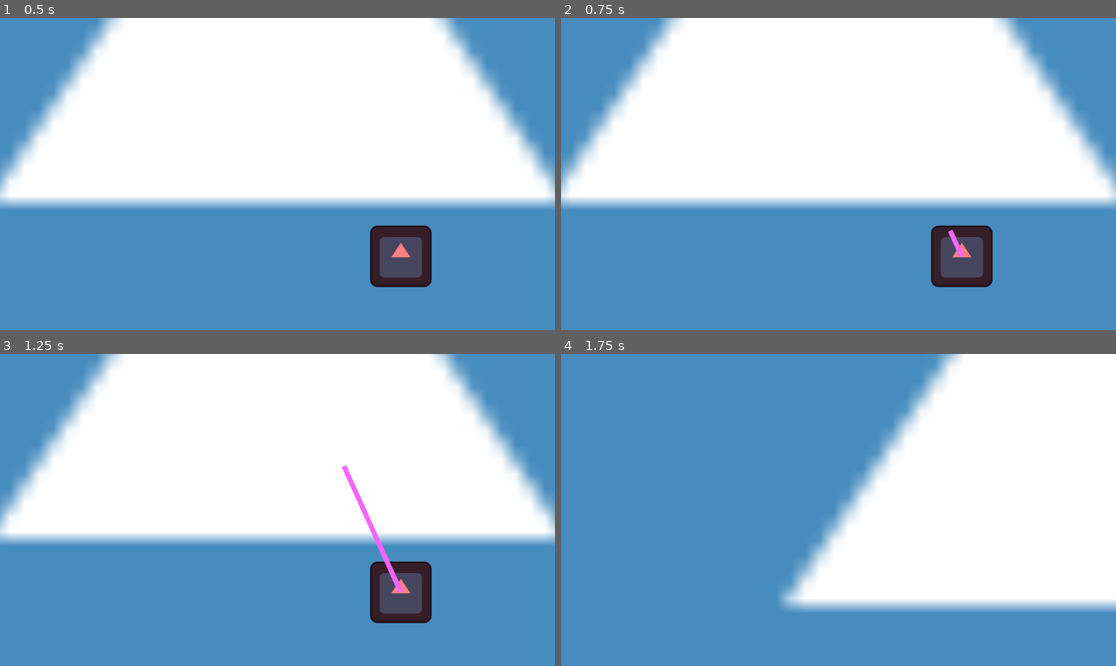
Above: before the commit, frames 1-4 (two rows, left to right).
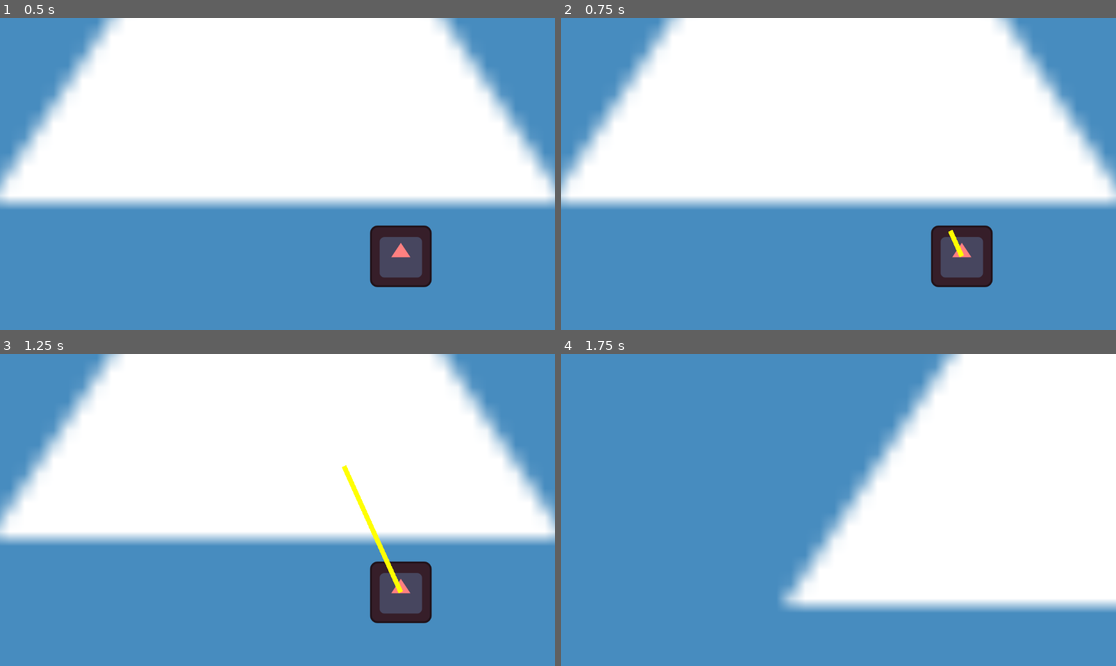
Above: after the commit, the same moments.

Repository: MaddestOfLads/jam-for-a-cause-team-stick-bug-game
Game: Godot game, scene res://Scene/map.tscn
Same seed, same stepped clock (60 frames per second), same inputs: the game is played once before the commit and once after it. The engine's default icon, where the game draws it, is replaced by a stand-in: a white triangle on a blue panel in a dark square.
Inputs (mouse positions are in pixels of both pictures, inside the frame that each line leads up to):
- Up to frame 1 (0.5 s): no input
- Up to frame 2 (0.75 s): tap Enter at 0.5 s; drag from (960, 255) to (894, 105) at 0.52 s
- Up to frame 3 (1.25 s): no input
- Up to frame 4 (1.75 s): tap Space at 1.25 s; drag from (727, 525) to (960, 591) at 1.27 s

Frame 1 is identical in both runs. In frame 2, less than 0.1% of the frame differs, in the area x 69-73%, y 67-77%; in frame 3, 0.4%, in the area x 61-73%, y 35-77%; in frame 4, nothing differs.

Commit message:
Simplified bridge-building code, most of the config work is now in bridge.gd

Diff:
--- a/Script/bridge.gd
+++ b/Script/bridge.gd
@@ -4,8 +4,9 @@
 var island_1: Island = null
 var island_2: Island = null
 
-var _default_modulate : Color = Color(0.97, 0.388, 1.0, 1.0)
-var _hovered_modulate : Color = Color(1.0, 0.5, 0.5)
+var _default_modulate : Color = Color(0.0, 1.0, 0.0, 1.0)
+var _preview_modulate : Color = Color(1.0, 1.0, 0.0, 1.0)
+var _hovered_modulate : Color = Color(1.0, 0.0, 0.0, 1.0)
 
 @export var line_collider: CollisionShape2D = null
 var line: Line2D = null
@@ -30,11 +31,15 @@
 	modulate = _default_modulate
 	bridge_unhovered.emit()
 
-func build(start_island: Island, end_island: Island) -> Bridge:
-	if(start_island == end_island):
+func start_bridge_preview(start_island : Island) -> void:
+	modulate = _preview_modulate
+	island_1 = start_island
+	set_ends(start_island.position, start_island.position)
+
+func build_bridge(end_island: Island) -> Bridge:
+	if(island_1 == end_island):
 		return null
 
-	island_1 = start_island
 	island_2 = end_island
 
 	set_ends_to_islands()
@@ -42,13 +47,11 @@
 	island_2.add_bridge(self)
 	resize_collider()
 
-	# TODO: change color to normal color
+	mouse_entered.connect(on_mouse_entered)
+	mouse_exited.connect(on_mouse_exited)
+
+	modulate = _default_modulate
 	return self
-
-func start_bridging(start_island : Island):
-	island_1 = start_island
-	set_ends(start_island.position, start_island.position)
-	# TODO: change color to "bridging" color
 
 func burn_bridge() -> void:
 	if (island_1 != null):
--- a/Script/map.gd
+++ b/Script/map.gd
@@ -12,6 +12,8 @@
 var _mouse_query: PhysicsPointQueryParameters2D = PhysicsPointQueryParameters2D.new()
 var _mouse_intersections: Array = []
 var _hovered_entity: Node = null
+var _drag_start_entity: Node = null
+var _drag_end_entity: Node = null
 
 
 func _unhandled_input(event: InputEvent) -> void:
@@ -34,6 +36,7 @@
 		_hovered_entity = get_hovered_entity()
 
 		if (not Input.is_action_pressed("left_click") and _drawn_bridge != null):
+			_drag_end_entity = _hovered_entity
 			stop_drawing_bridge()
 
 		elif Input.is_action_pressed("left_click"):
@@ -41,6 +44,7 @@
 				_drawn_bridge.line.points[1] += (event.relative / camera.zoom)
 			elif _hovered_entity is Island:
 				start_drawing_bridge(_hovered_entity)
+				_drag_start_entity = _hovered_entity
 			else:
 				camera.position -= event.relative / camera.zoom
 
@@ -55,13 +59,12 @@
 			elif event.button_index == MOUSE_BUTTON_WHEEL_DOWN:
 				camera.zoom_in()
 
-func start_drawing_bridge(start_island : Island):
+func start_drawing_bridge(start_island : Island) -> void:
 	_drawn_bridge = _BRIDGE.instantiate()
-	_drawn_bridge.start_bridging(start_island)
+	_drawn_bridge.start_bridge_preview(start_island)
 	island_and_bridge_root.add_child(_drawn_bridge)
-	return
 
-func stop_drawing_bridge():
+func stop_drawing_bridge() -> void:
 	if (_hovered_entity == null or not _hovered_entity is Island) and _drawn_bridge != null:
 		print("Bridge failed!")
 		_drawn_bridge.queue_free()
@@ -74,14 +77,10 @@
 		_drawn_bridge.queue_free()
 		pass # TODO: show an "island already connected" popup
 	else:
-		_drawn_bridge.island_2 = _hovered_entity
-		_drawn_bridge.set_ends_to_islands()
-		_drawn_bridge.island_1.add_bridge(_drawn_bridge)
-		_drawn_bridge.island_2.add_bridge(_drawn_bridge)
-		_drawn_bridge.resize_collider()
-		_drawn_bridge.mouse_entered.connect(_drawn_bridge.on_mouse_entered)
-		_drawn_bridge.mouse_exited.connect(_drawn_bridge.on_mouse_exited)
+		_drawn_bridge.build_bridge(_hovered_entity)
 	_drawn_bridge = null
+	_drag_start_entity = null
+	_drag_end_entity = null
 
 # Returns top-most hovered collider by Z Index
 func get_hovered_entity() -> Node:
